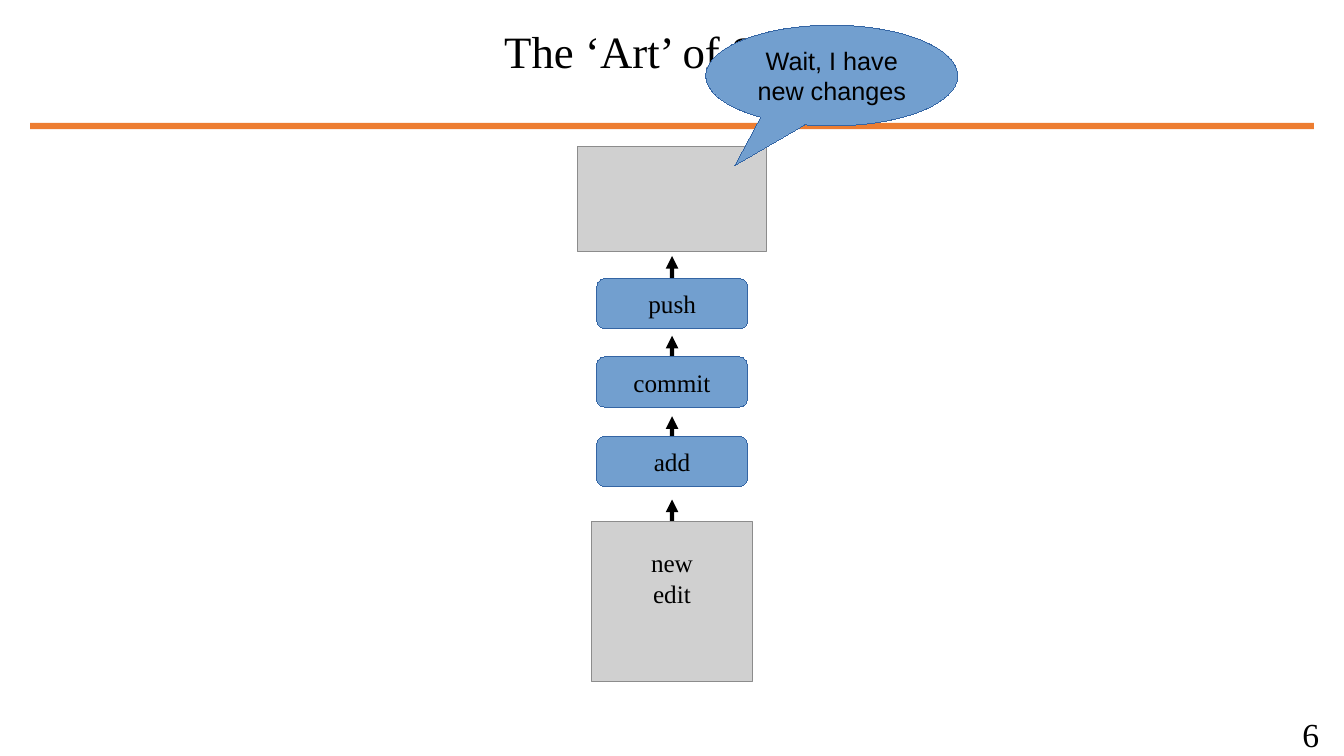
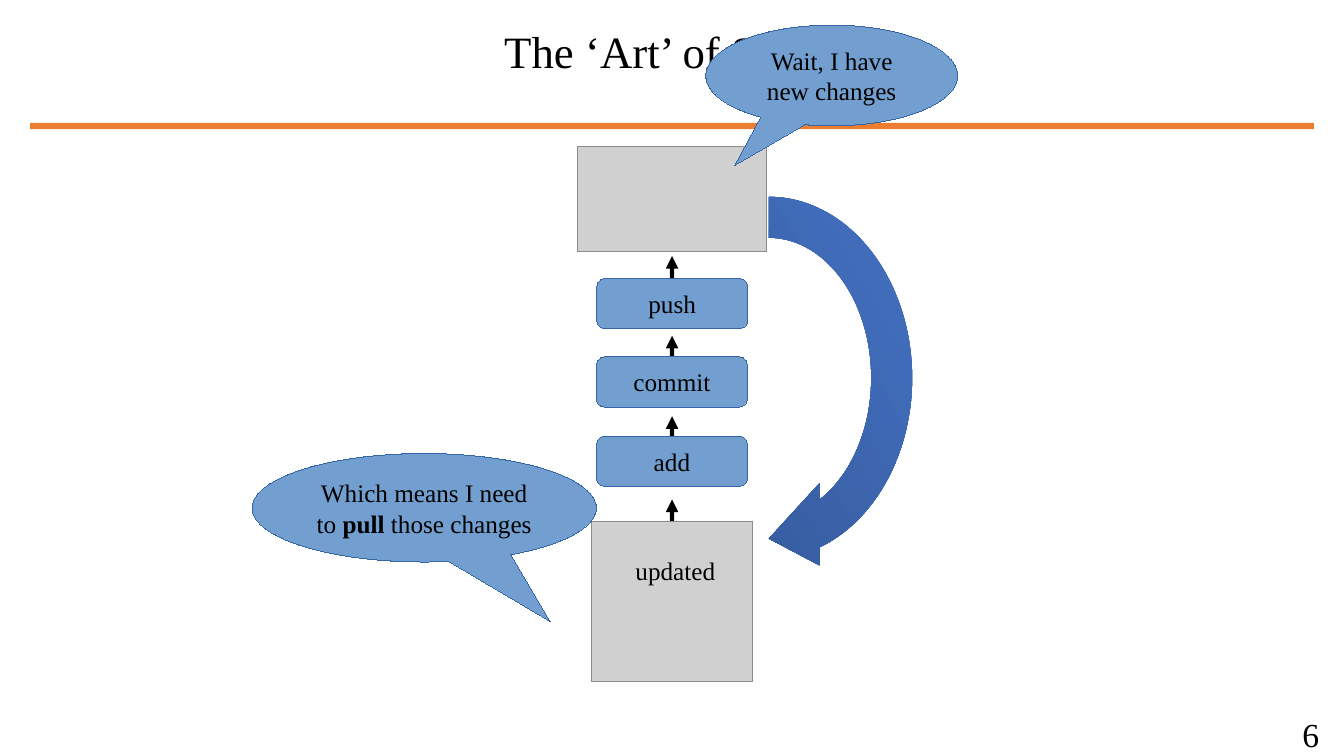
Before and after one commit to wbuz24/undergrad-repo, a slide deck: slide 10 of S24/cs494/notes/github-intro.pptx. Drawn at 1344x756 pixels with LibreOffice and Linux fonts; fonts in the diff are those of the drawing; grey boxes stand for pictures. Boxes give left, top, right and bottom in pixels: in the first picture for what was removed or moved away, otherwise in the second. Text is boxed around its words. In the diff, an @@ line names an element or a change of style, - is before the commit and + after.

```diff
--- a/S24/cs494/notes/github-intro.pptx
+++ b/S24/cs494/notes/github-intro.pptx
@@ speech bubble "Wait, I have new changes" at bbox=[706, 25, 958, 126]: font Arial to Times New Roman @@
@@ circular arrow added at bbox=[604, 176, 932, 579], fill gradient #4472C4 to #325490 @@
@@ speech bubble added at bbox=[252, 454, 597, 563], fill #729FCF, outline #3465A4 0 pt, 18 pt, text #000000 @@
+Which means I need to pull those changes
@@ text added at bbox=[635, 562, 715, 586], 18 pt, text #000000 @@
+updated
@@ text removed at bbox=[651, 560, 693, 604] @@
-new edit
```
Also in this commit, not shown: 7 other slides changed, 8 slides added, 1 slide removed, 1 other file.
